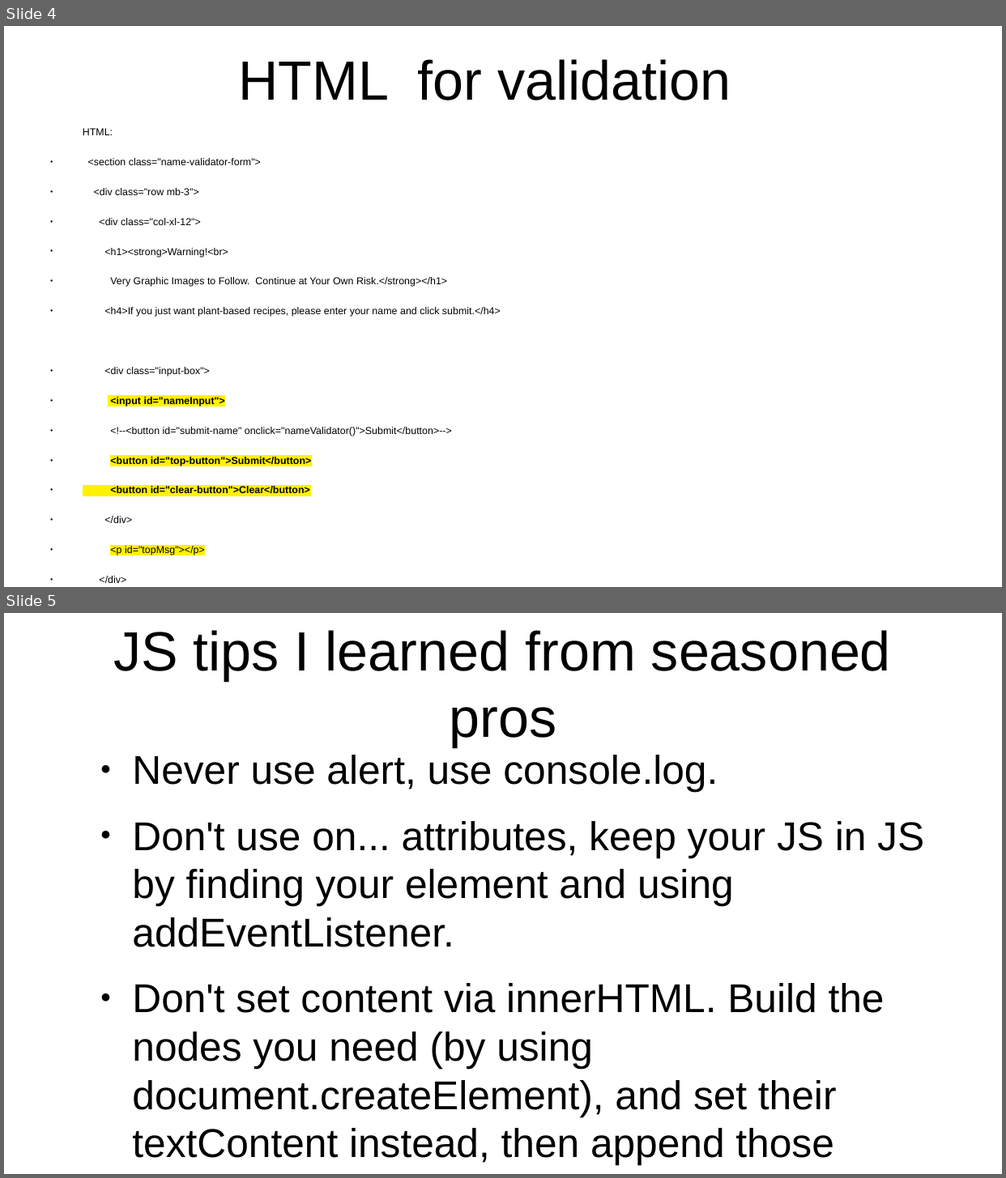
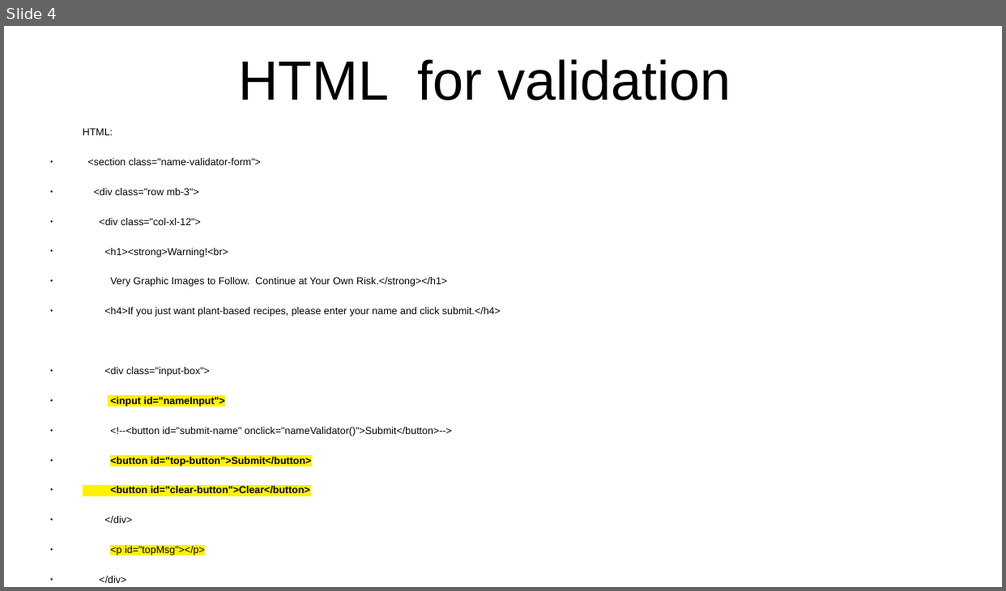
Before and after one commit to nyck33/ecoWarriors, a slide deck: comp2680Presentation.odp. Shown one above the other, each under a label of ours: slides 4 and 5 before the commit, slide 4 after it. The pictures are 1006x1178 and 1006x591 pixels, drawn with LibreOffice and Linux fonts; fonts in the diff are those of the drawing. Boxes give left, top, right and bottom in pixels: in the first picture for what was removed or moved away, otherwise in the second. Text is boxed around its words. In the diff, an @@ line names an element or a change of style, - is before the commit and + after.

```diff
--- a/comp2680Presentation.odp
+++ b/comp2680Presentation.odp
@@ slide 5 removed at (4,613,1002,1174), background #FFFFFF @@
@@ title removed at (113,630,891,747) @@
-JS tips I learned from seasoned pros
@@ text removed at (132,755,924,1165) @@
-● Never use alert, use console.log.
-● Don't use on... attributes, keep your JS in JS by finding your element and using addEventListener.
-● Don't set content via innerHTML. Build the nodes you need (by using document.createElement), and set their textContent instead, then append those wherever they need to go.
```
Also in this commit, not shown: 3 slides changed, 7 slides added, 2 other slides removed, 1 other file.
